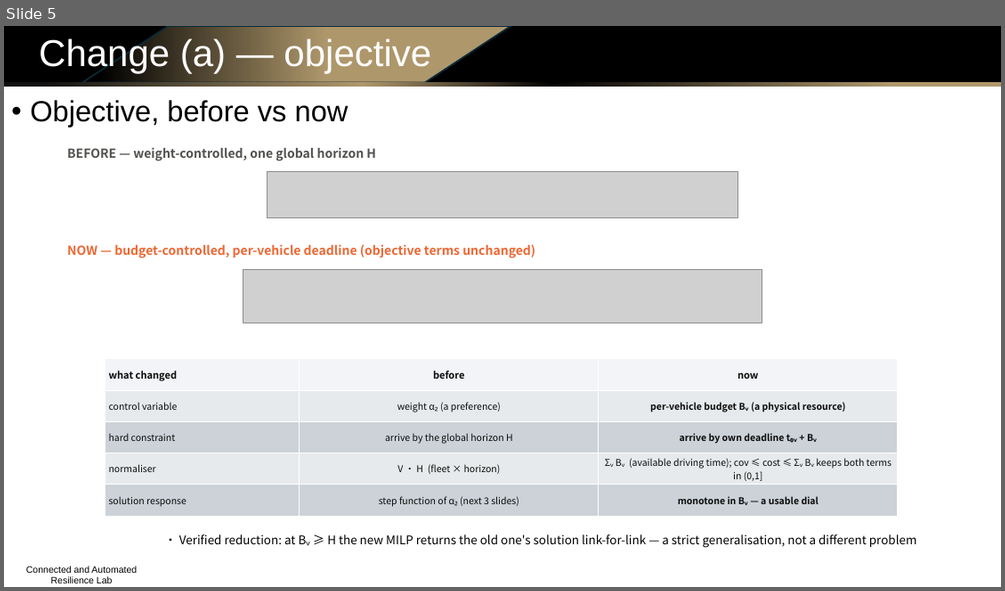
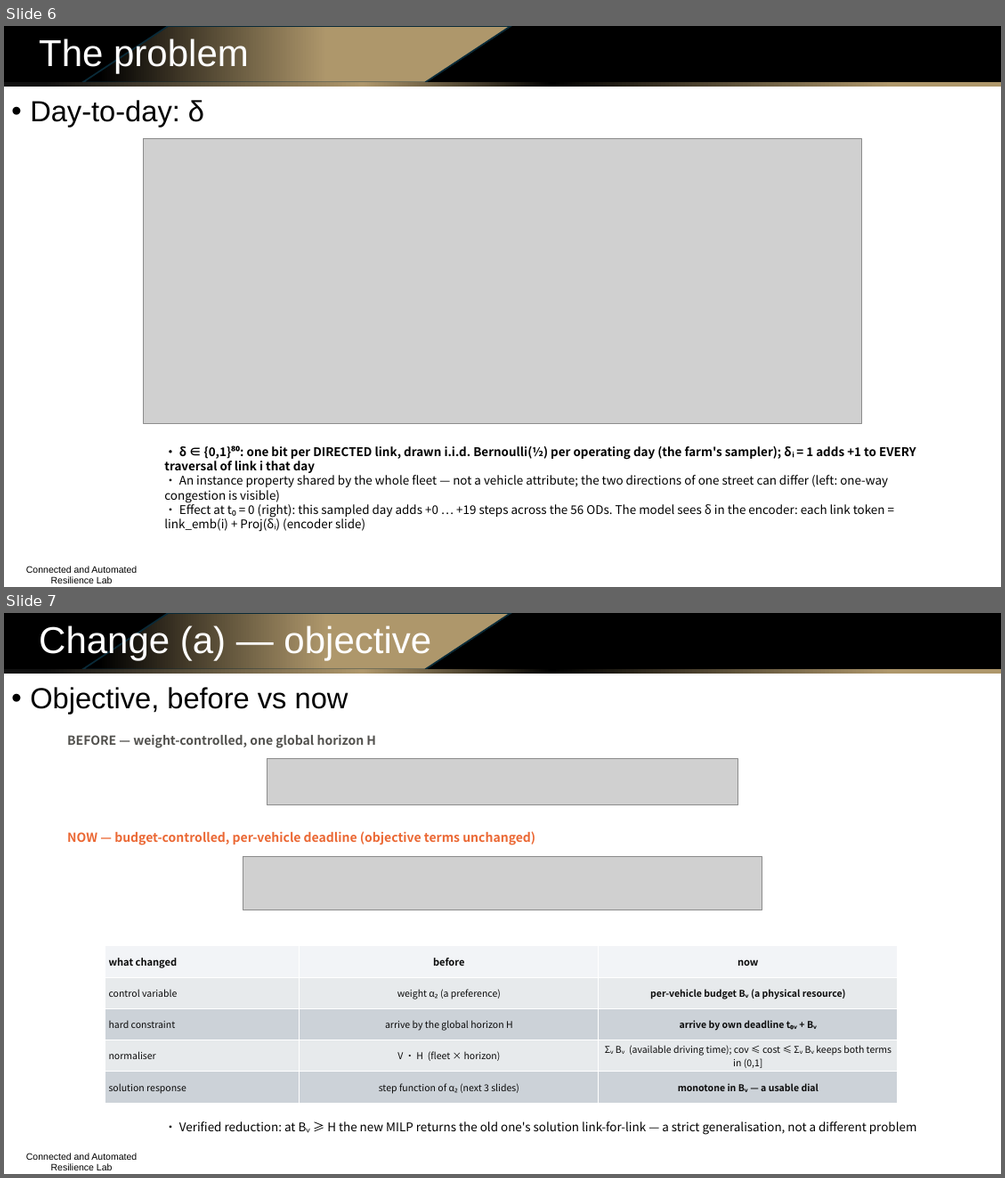
Before and after one commit to Dylan-Wyl10/RoboSense, a slide deck: experiments/20260804-budget-conditioning/ppt/sensing_routing_method_and_results.pptx. Shown one above the other, each under a label of ours: slide 5 before the commit, slides 6 and 7 after it. The pictures are 1005x591 and 1005x1178 pixels, drawn with LibreOffice and Linux fonts; fonts in the diff are those of the drawing; grey boxes stand for pictures; background and template pictures are left out. Boxes give left, top, right and bottom in pixels: in the first picture for what was removed or moved away, otherwise in the second. Text is boxed around its words. In the diff, an @@ line names an element or a change of style, - is before the commit and + after.

```diff
--- a/experiments/20260804-budget-conditioning/ppt/sensing_routing_method_and_results.pptx
+++ b/experiments/20260804-budget-conditioning/ppt/sensing_routing_method_and_results.pptx
@@ slide 6 added at (4, 26, 1001, 587), background #FFFFFF; not listed: 4 template elements that a slide beside it also shows @@
@@ text added at (39, 37, 249, 74), 36 pt, text #FFFFFF @@
+The problem
@@ text added at (30, 100, 204, 127), 28 pt, text #000000 @@
+• Day-to-day: δ
@@ picture added at (144, 138, 862, 424) @@
@@ text added at (164, 445, 916, 517), 11.5 pt, text #000000 @@
+• δ ∈ {0,1}⁸⁰: one bit per DIRECTED link, drawn i.i.d. Bernoulli(½) per operating day (the farm's sampler); δᵢ = 1 adds +1 to EVERY traversal of link i that day
+• An instance property shared by the whole fleet — not a vehicle attribute; the two directions of one street can differ (left: one-way congestion is visible)
+• Effect at t₀ = 0 (right): this sampled day adds +0 … +19 steps across the 56 ODs. The model sees δ in the encoder: each link token = link_emb(i) + Proj(δᵢ) (encoder slide)
@@ what was slide 5 is now slide 7 @@
```
Also in this commit, not shown: 1 slide changed, 1 other slide added, 6 other files.
